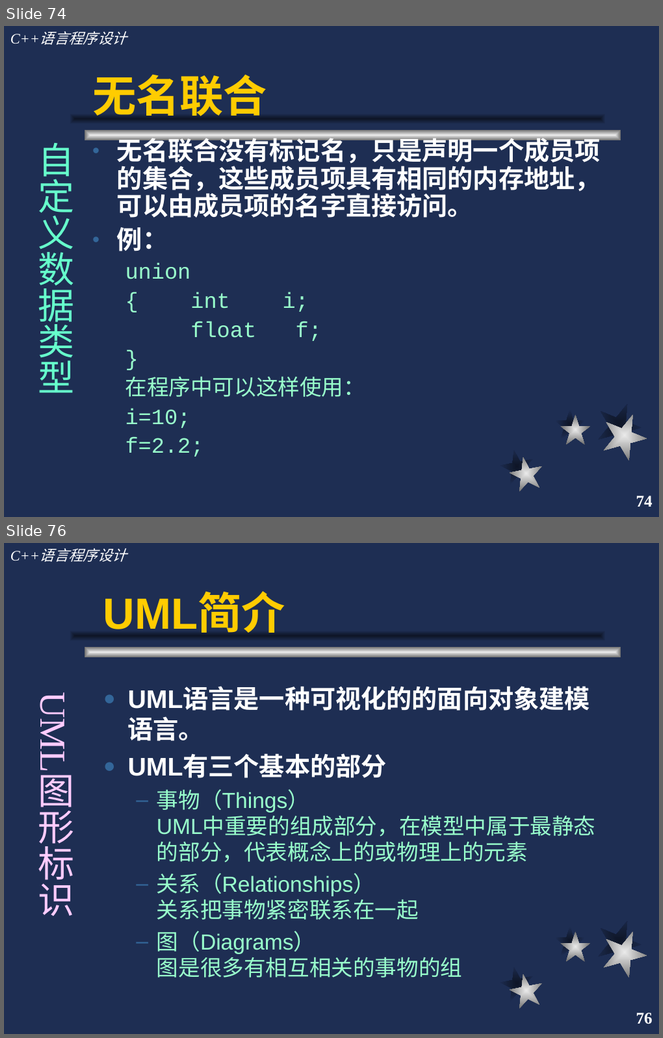
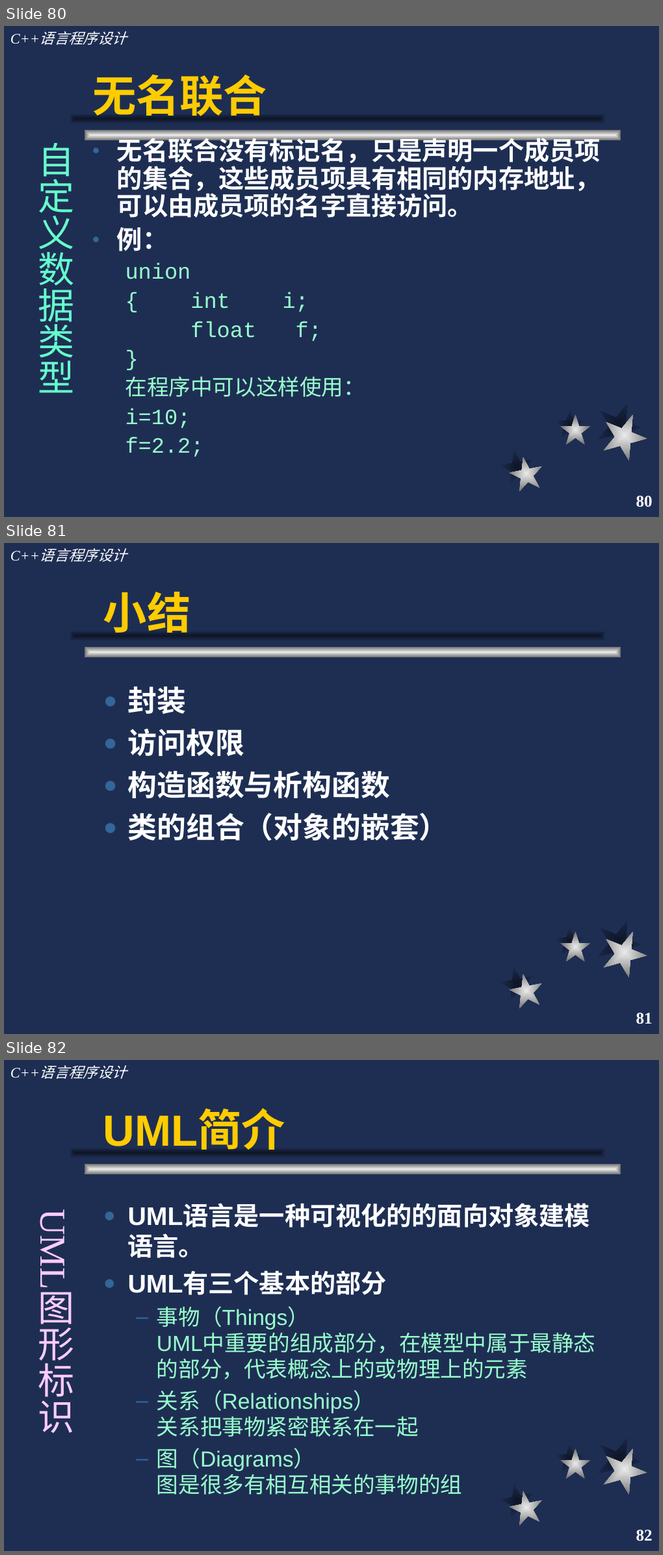
Before and after one commit to cugwhp/OOPCPP, a slide deck: 02.PPT/第4章 类与对象/c++4.ppt. Shown one above the other, each under a label of ours: slides 74 and 76 before the commit, slides 80, 81 and 82 after it; the slides between them are not shown. The pictures are 663x1038 and 663x1555 pixels, drawn with LibreOffice and Linux fonts; fonts in the diff are those of the drawing. Boxes give left, top, right and bottom in pixels: in the first picture for what was removed or moved away, otherwise in the second. Text is boxed around its words. In the diff, an @@ line names an element or a change of style, - is before the commit and + after.

```diff
--- a/02.PPT/第4章 类与对象/c++4.ppt
+++ b/02.PPT/第4章 类与对象/c++4.ppt
@@ slide 81 added at [4, 543, 659, 1034], background #1E2E53; not listed: 9 template elements that a slide beside it also shows @@
@@ title added at [103, 592, 191, 637], 48 pt, text #FFCC00, bold @@
+小结
@@ text added at [128, 687, 449, 841], 32 pt, text #FFFFFF, bold @@
+● 封装
+● 访问权限
+● 构造函数与析构函数
+● 类的组合（对象的嵌套）
@@ page number added at [636, 1013, 653, 1025], 18 pt, text #FFFFFF, bold @@
+81
@@ what was slide 74 is now slide 80 @@
@@ page number at [636, 496, 653, 508]: text changed @@
-74
+80
@@ what was slide 76 is now slide 82 @@
@@ page number at [636, 1530, 653, 1542]: text changed @@
-76
+82
```
Also in this commit, not shown: 3 slides changed, 2 slides removed, 22 other files.
